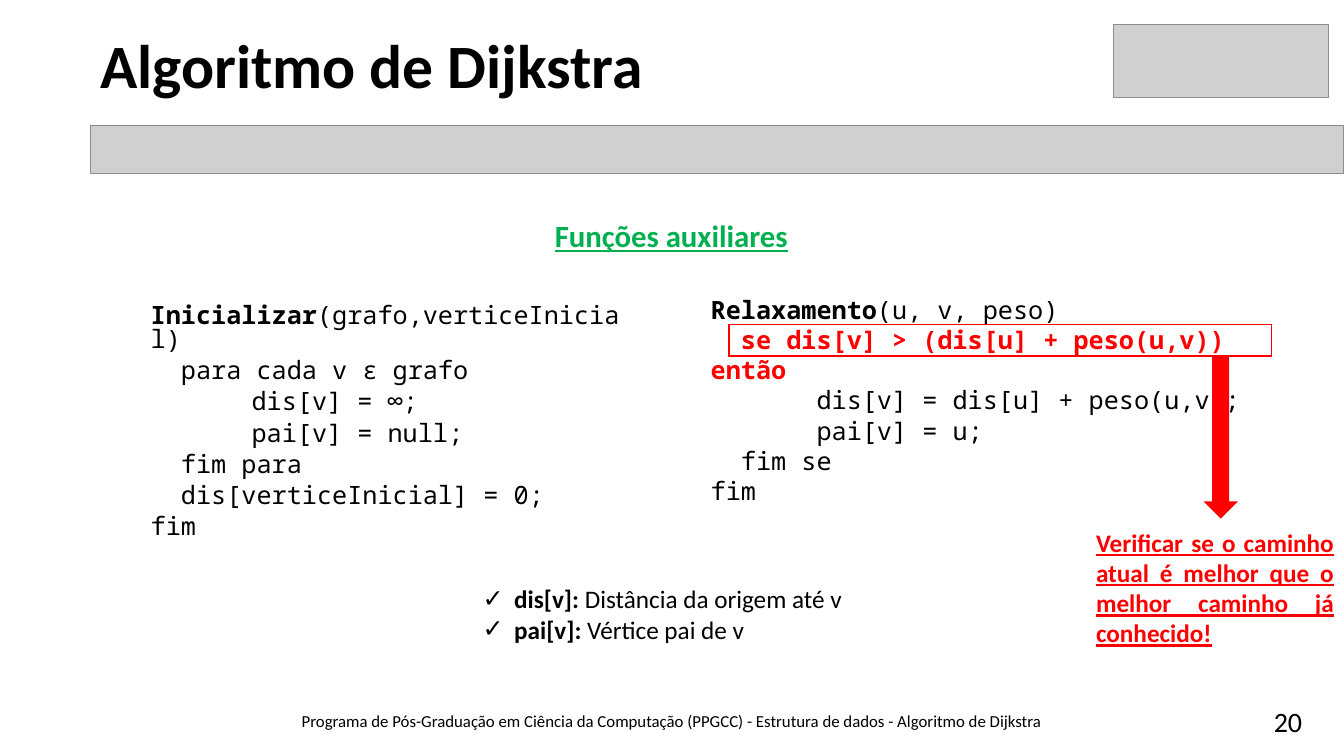
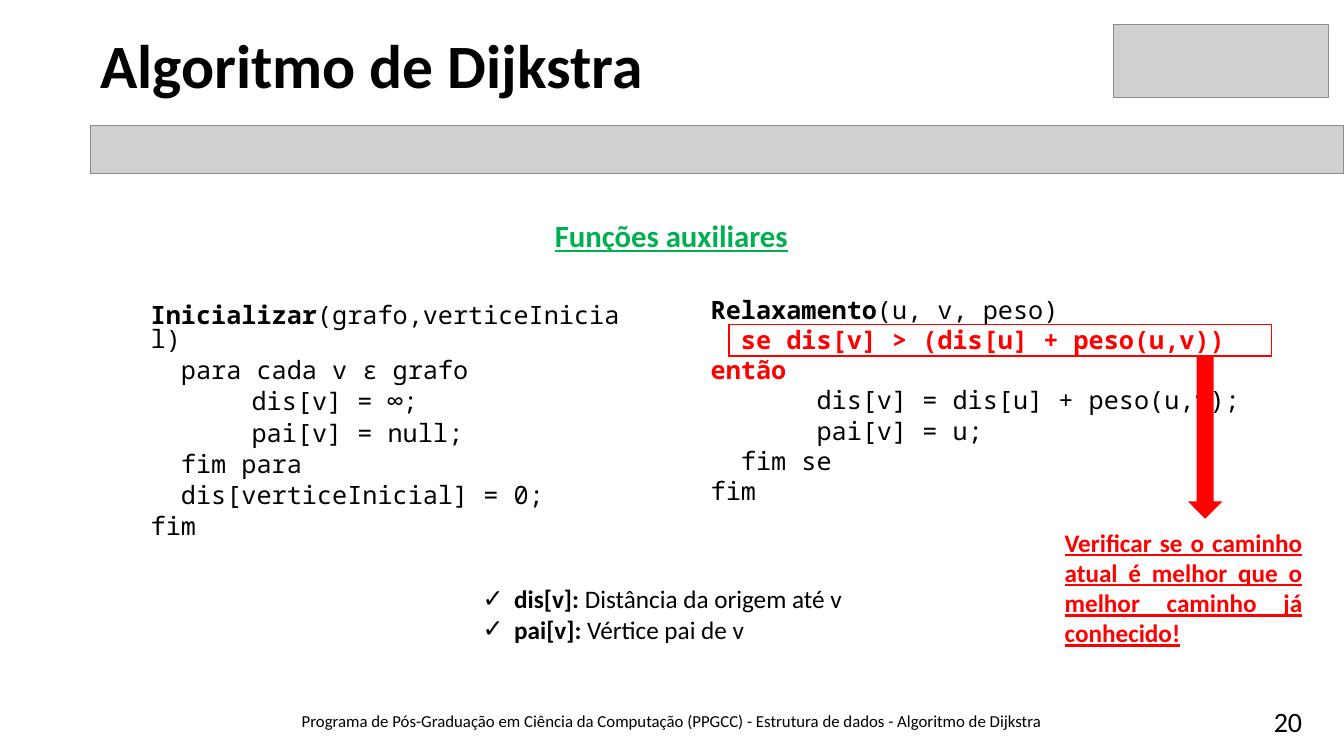
Before and after one commit to brunoslima/Dijkstra-Algorithm, a slide deck: slide 20 of Theory/Algoritmo-Dijkstra-BrunoLima.pptx. Drawn at 1344x756 pixels with LibreOffice and Linux fonts; fonts in the diff are those of the drawing; grey boxes stand for pictures. Boxes give left, top, right and bottom in pixels: in the first picture for what was removed or moved away, otherwise in the second. Text is boxed around its words. In the diff, an @@ line names an element or a change of style, - is before the commit and + after.

```diff
--- a/Theory/Algoritmo-Dijkstra-BrunoLima.pptx
+++ b/Theory/Algoritmo-Dijkstra-BrunoLima.pptx
@@ down arrow: place and size @@
-down arrow at [1206,356,1237,517]
+down arrow at [1190,356,1221,517]
@@ text "Verificar se o caminho atual ...": place and size @@
-text "Verificar se o caminho atual ..." at [1096,534,1334,647]
+text "Verificar se o caminho atual ..." at [1065,534,1303,647]
```
Also in this commit, not shown: 3 other slides changed, 1 other file.
